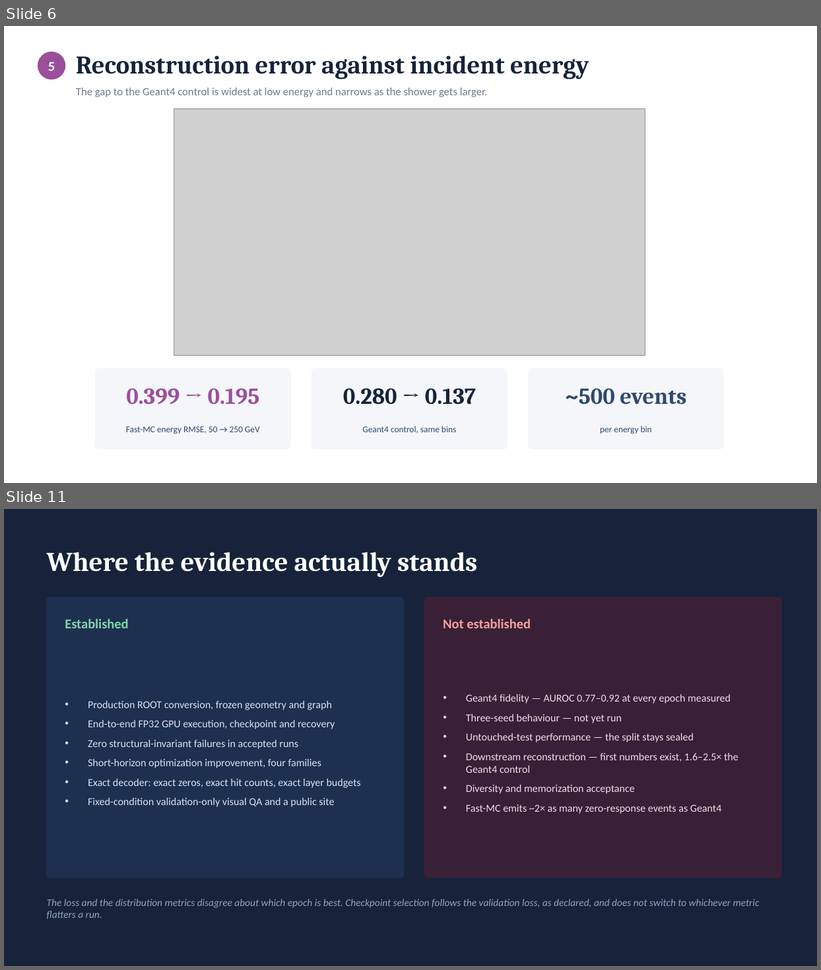
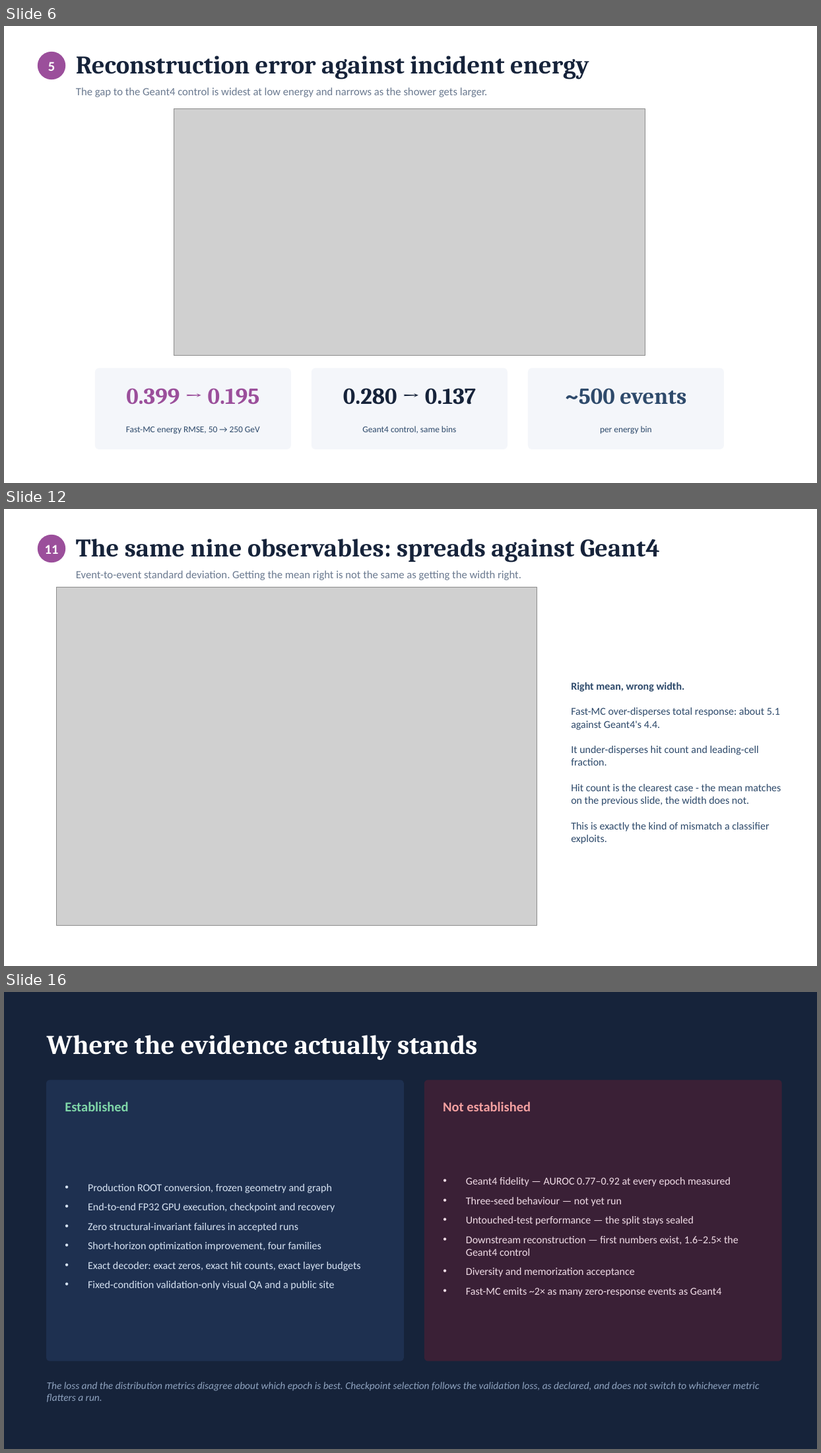
Before and after one commit to JulianAttemptsCoding/Fast-MC-CBSC, a slide deck: exhibition/current/presentations/CBSC_ZDC_status_update_20260805.pptx. Shown one above the other, each under a label of ours: slides 6 and 11 before the commit, slides 6, 12 and 16 after it; the slides between them are not shown. The pictures are 821x970 and 821x1453 pixels, drawn with LibreOffice and Linux fonts; fonts in the diff are those of the drawing; grey boxes stand for pictures. Boxes give left, top, right and bottom in pixels: in the first picture for what was removed or moved away, otherwise in the second. Text is boxed around its words. In the diff, an @@ line names an element or a change of style, - is before the commit and + after.

```diff
--- a/exhibition/current/presentations/CBSC_ZDC_status_update_20260805.pptx
+++ b/exhibition/current/presentations/CBSC_ZDC_status_update_20260805.pptx
@@ slide 12 added at [4,509,817,966], background #FFFFFF @@
@@ ellipse added at [38,535,65,562], fill #9B4F9B @@
@@ text added at [45,545,59,554], 16 pt, text #FFFFFF, bold @@
+11
@@ text added at [76,539,660,562], 30 pt, text #16233A, bold @@
+The same nine observables: spreads against Geant4
@@ picture added at [56,587,537,925] @@
@@ text added at [76,570,521,580], 13 pt, text #6B7A90 @@
+Event-to-event standard deviation. Getting the mean right is not the same as getting the width right.
@@ text added at [571,682,781,844], 12.5 pt, text #2E4A6B @@
+Right mean, wrong width.
+Fast-MC over-disperses total response: about 5.1 against Geant4's 4.4.
+It under-disperses hit count and leading-cell fraction.
+Hit count is the clearest case - the mean matches on the previous slide, the width does not.
+This is exactly the kind of mismatch a classifier exploits.
@@ what was slide 11 is now slide 16 @@
```
Also in this commit, not shown: 4 slides changed, 4 other slides added, 5 other files.
